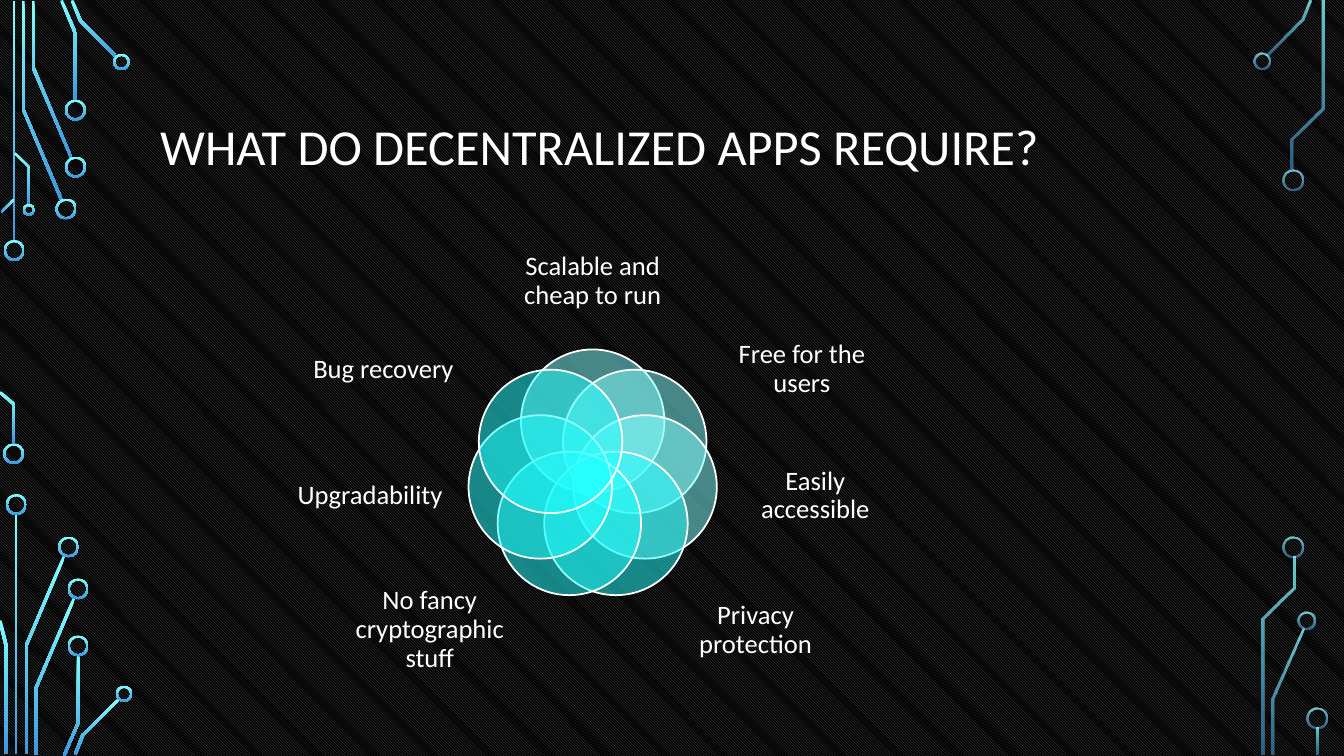
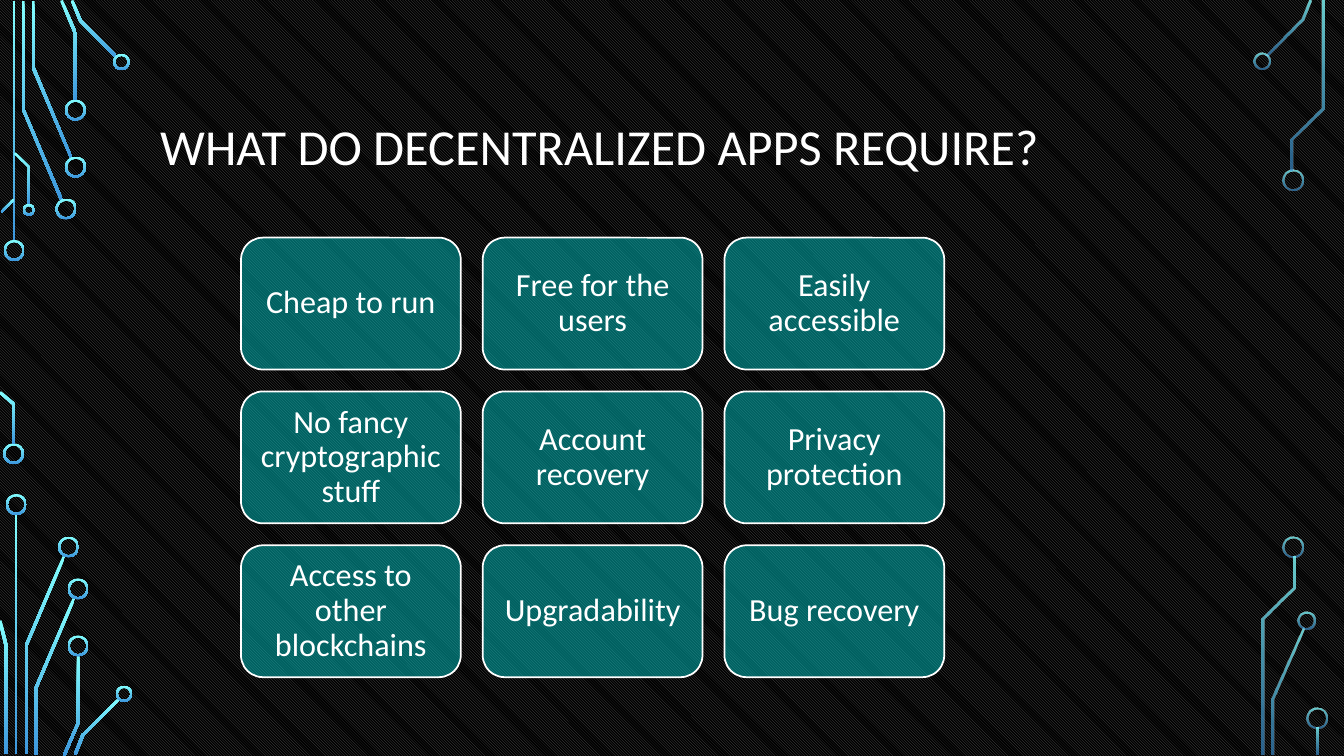
Before and after one commit to tokenika/tokenika.github.io, a slide deck: slide 6 of WarsawBlock(3).pptx (slide 21 before the commit). Drawn at 1344x756 pixels with LibreOffice and Linux fonts; fonts in the diff are those of the drawing; background and template pictures are left out. Boxes give left, top, right and bottom in pixels: in the first picture for what was removed or moved away, otherwise in the second. Text is boxed around its words. In the diff, an @@ line names an element or a change of style, - is before the commit and + after.

```diff
--- a/WarsawBlock(3).pptx
+++ b/WarsawBlock(3).pptx
@@ text "Free for the users": place and size @@
-text "Free for the users" at (739,344,865,393)
+text "Free for the users" at (516,273,670,332)
@@ text "Easily accessible": place and size @@
-text "Easily accessible" at (761,471,869,519)
+text "Easily accessible" at (768,273,899,332)
@@ text at (266,290,435,319): text changed; size 19 to 23 pt @@
-Scalable and cheap to run
+Cheap to run
@@ group removed at (469,350,717,595): 7 ellipses @@
@@ text "No fancy cryptographic stuff": place and size @@
-text "No fancy cryptographic stuff" at (356,590,504,668)
+text "No fancy cryptographic stuff" at (261,411,441,503)
@@ text "Privacy protection": place and size @@
-text "Privacy protection" at (699,605,812,658)
+text "Privacy protection" at (766,428,902,491)
@@ text "Upgradability": place and size @@
-text "Upgradability" at (298,485,443,509)
+text "Upgradability" at (505,598,681,627)
@@ group added at (241,238,945,678): 9 rounded rectangles, 2 texts @@
+Account recovery
+Access to other blockchains
@@ size 19 to 23 pt; more space between paragraphs in 6 elements at (516,273,670,332), (768,273,899,332), (766,428,902,491), (261,411,441,503), (505,598,681,627), (749,600,919,627) @@
@@ text "Bug recovery": place and size @@
-text "Bug recovery" at (313,361,453,383)
+text "Bug recovery" at (749,600,919,627)
```
Also in this commit, not shown: 1 other slide changed, 14 slides removed, 3 other files.
